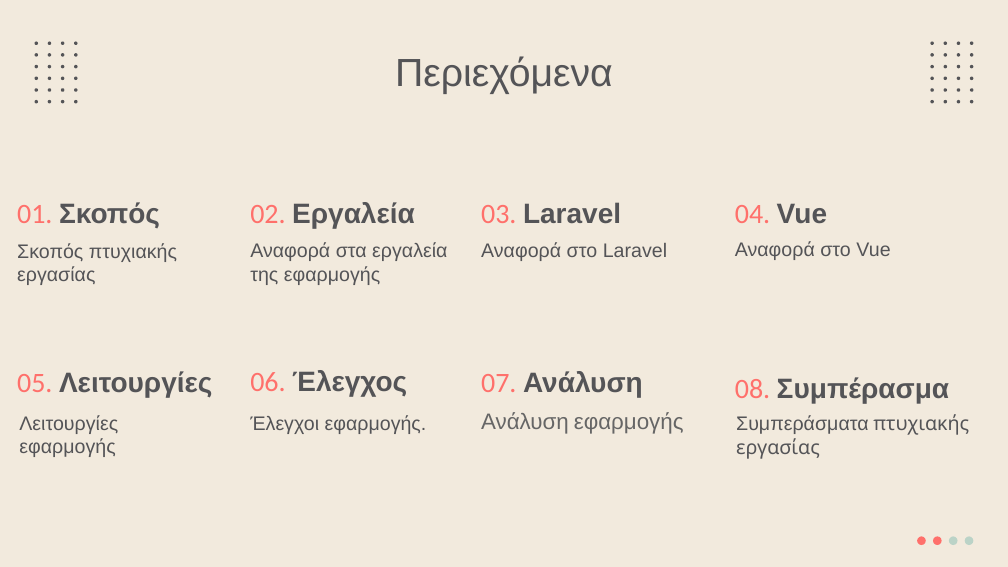
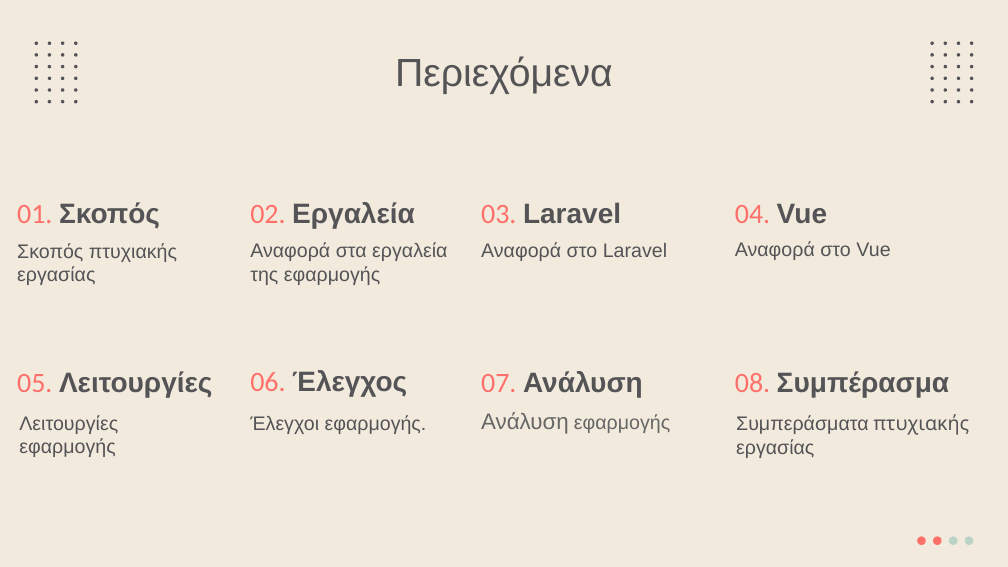
Before and after one commit to Button99/Rental-Accommodation, a slide deck: slide 2 of Thesis PowerPoint.pptx. Drawn at 1008x567 pixels with LibreOffice and Linux fonts; fonts in the diff are those of the drawing. Boxes give left, top, right and bottom in pixels: in the first picture for what was removed or moved away, otherwise in the second. Text is boxed around its words. In the diff, an @@ line names an element or a change of style, - is before the commit and + after.

```diff
--- a/Thesis PowerPoint.pptx
+++ b/Thesis PowerPoint.pptx
@@ title "08. Συμπέρασμα" moved from (x1=735, y1=377, x2=949, y2=403) to (x1=735, y1=371, x2=949, y2=397) @@
@@ subtitle "Ανάλυση εφαρμογής" at (x1=481, y1=412, x2=670, y2=434): size 16 to 14 pt in "εφαρμογής" @@
@@ subtitle "Συμπεράσματα πτυχιακής εργασίας" at (x1=736, y1=414, x2=969, y2=458): font Cabin to Arial in "εργασίας" @@
```
